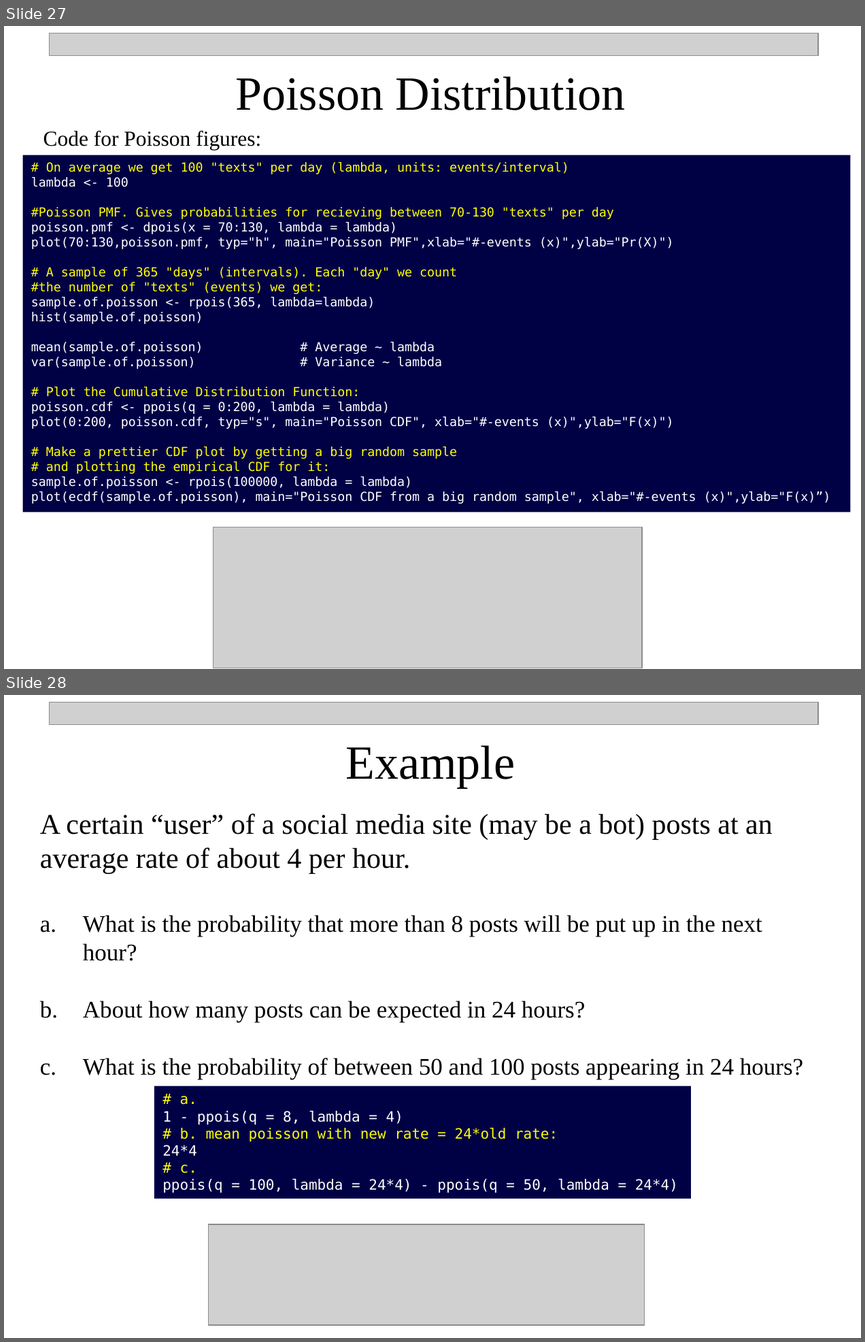
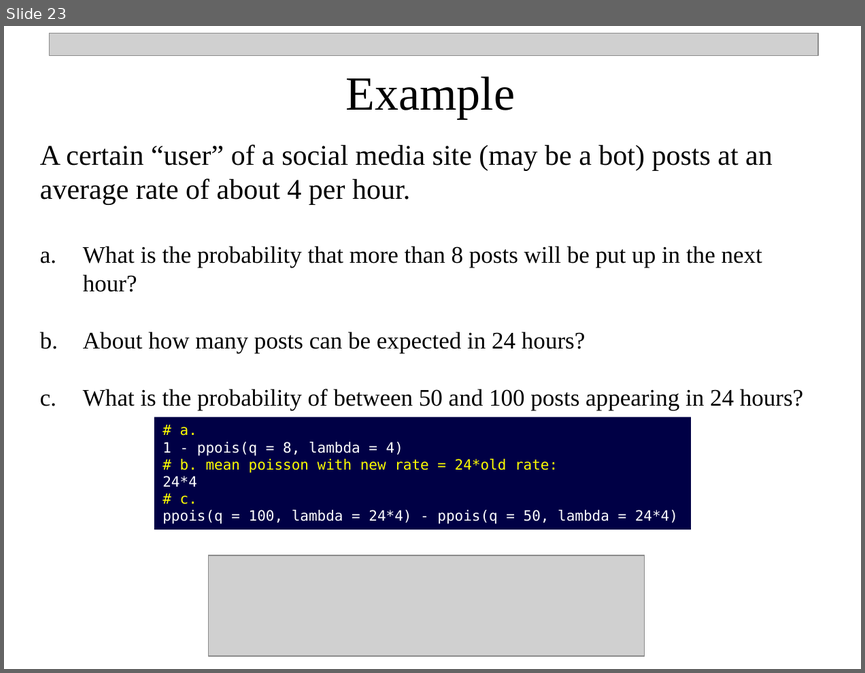
Before and after one commit to npetraco/MATFOS705, a slide deck: Notes/4_Important_Probability_Distributions.pptx. Shown one above the other, each under a label of ours: slides 27 and 28 before the commit, slide 23 after it. The pictures are 865x1342 and 865x673 pixels, drawn with LibreOffice and Linux fonts; fonts in the diff are those of the drawing; grey boxes stand for pictures. Boxes give left, top, right and bottom in pixels: in the first picture for what was removed or moved away, otherwise in the second. Text is boxed around its words. In the diff, an @@ line names an element or a change of style, - is before the commit and + after.

```diff
--- a/Notes/4_Important_Probability_Distributions.pptx
+++ b/Notes/4_Important_Probability_Distributions.pptx
@@ slide 27 removed at [4,26,861,669], background #FFFFFF @@
@@ picture removed at [50,33,818,55] @@
@@ text removed at [236,76,626,110] @@
-Poisson Distribution
@@ text removed at [43,131,261,150] @@
-Code for Poisson figures:
@@ rectangle removed at [23,155,851,513] @@
-# On average we get 100 "texts" per day (lambda, units: events/interval)
-lambda <- 100
-#Poisson PMF. Gives probabilities for recieving between 70-130 "texts" per day
-poisson.pmf <- dpois(x = 70:130, lambda = lambda)
-plot(70:130,poisson.pmf, typ="h", main="Poisson PMF",xlab="#-events (x)",ylab="Pr(X)")
-# A sample of 365 "days" (intervals). Each "day" we count
-#the number of "texts" (events) we get:
-sample.of.poisson <- rpois(365, lambda=lambda)
-hist(sample.of.poisson)
-mean(sample.of.poisson) # Average ~ lambda
-var(sample.of.poisson) # Variance ~ lambda
-# Plot the Cumulative Distribution Function:
-poisson.cdf <- ppois(q = 0:200, lambda = lambda)
-plot(0:200, poisson.cdf, typ="s", main="Poisson CDF", xlab="#-events (x)",ylab="F(x)")
-# Make a prettier CDF plot by getting a big random sample
-# and plotting the empirical CDF for it:
-sample.of.poisson <- rpois(100000, lambda = lambda)
-plot(ecdf(sample.of.poisson), main="Poisson CDF from a big random sample", xlab="#-events (x)",ylab="F(x)”)
@@ picture removed at [213,527,641,668] @@
@@ what was slide 28 is now slide 23 @@
```
Also in this commit, not shown: 7 slides changed, 1 slide added, 6 other slides removed.
